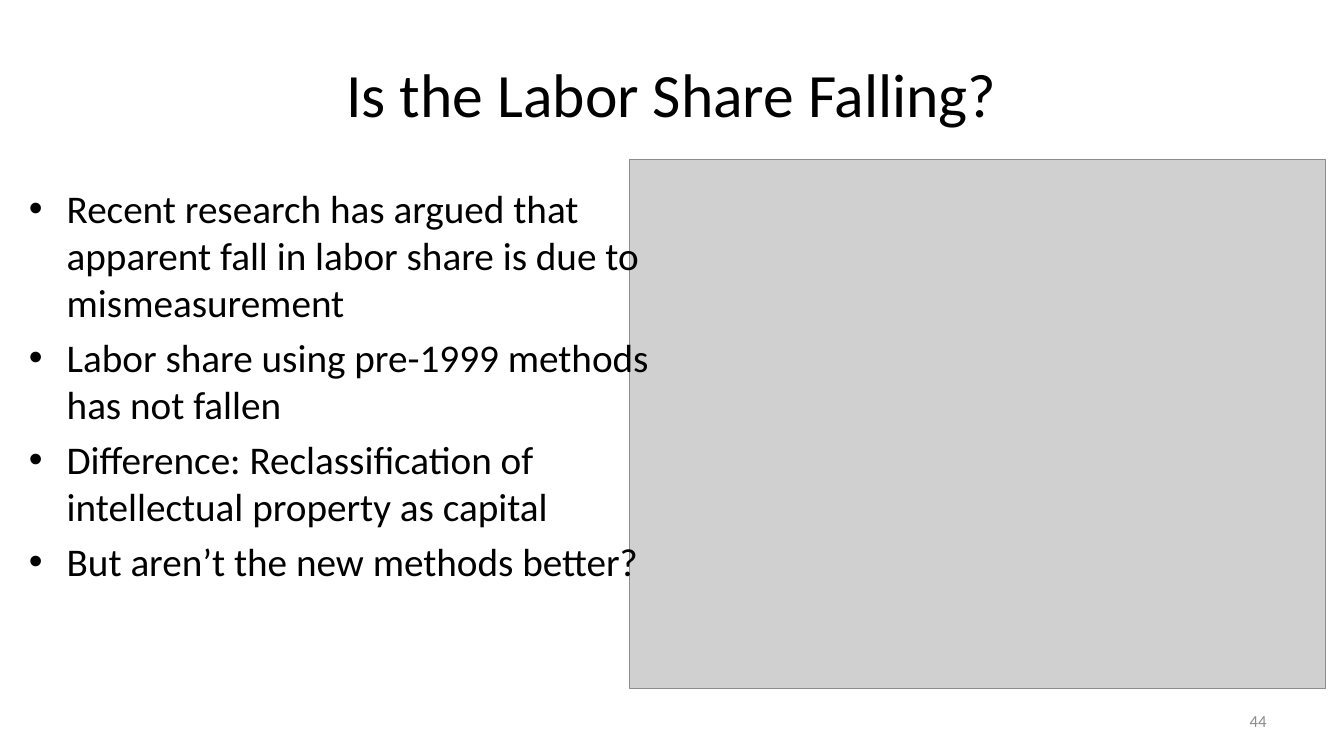
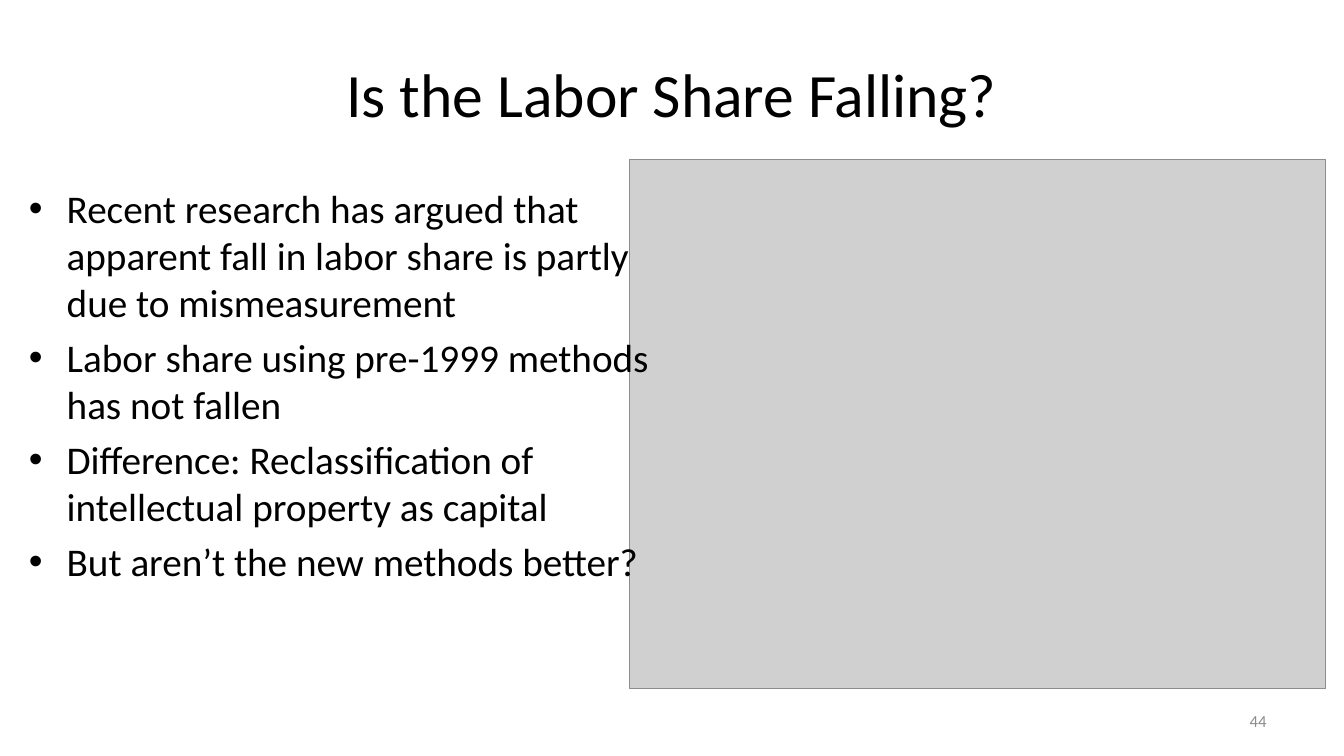
Before and after one commit to jonsteinsson/jonsteinsson.github.io, a slide deck: slide 44 of static/teaching/Lecture02Production.pptx. Drawn at 1344x756 pixels with LibreOffice and Linux fonts; fonts in the diff are those of the drawing; grey boxes stand for pictures. Boxes give left, top, right and bottom in pixels: in the first picture for what was removed or moved away, otherwise in the second. Text is boxed around its words. In the diff, an @@ line names an element or a change of style, - is before the commit and + after.

```diff
--- a/static/teaching/Lecture02Production.pptx
+++ b/static/teaching/Lecture02Production.pptx
@@ text at [67, 195, 629, 318]: text changed @@
-• Recent research has argued that apparent fall in labor share is due to mismeasurement
+• Recent research has argued that apparent fall in labor share is partly due to mismeasurement
```
Also in this commit, not shown: 4 other slides changed, 19 slides added, 4 slides removed, 5 other files.
